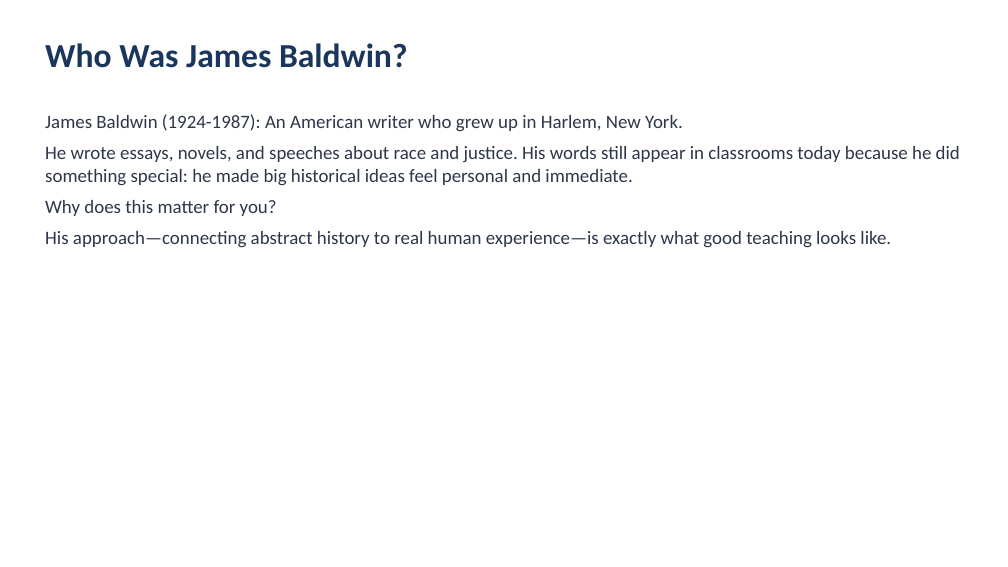
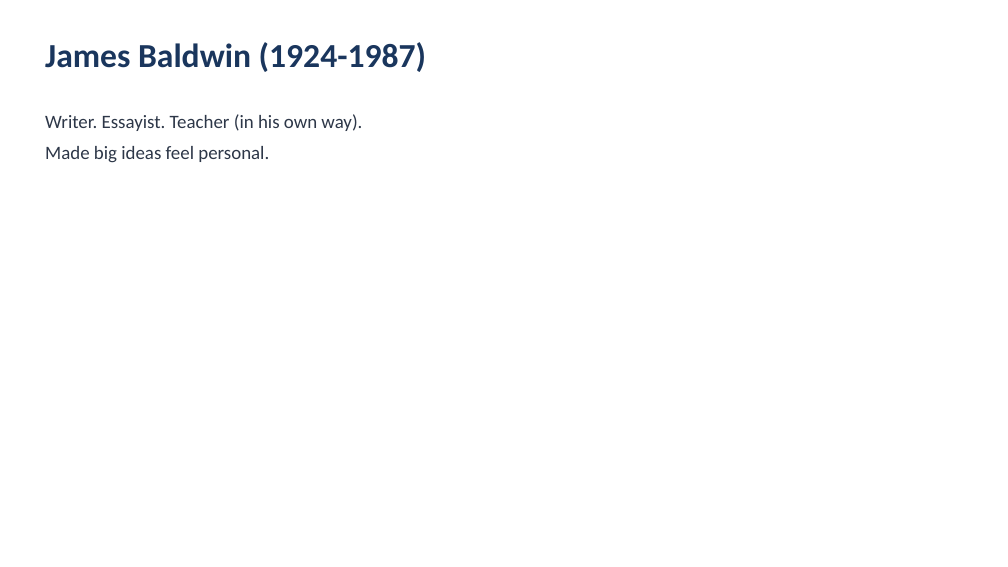
Before and after one commit to bme-wacoisd/tea, a slide deck: slide 3 of lessons/01-james-baldwin-civil-rights/slides.pptx. Drawn at 1008x567 pixels with LibreOffice and Linux fonts; fonts in the diff are those of the drawing. Boxes give left, top, right and bottom in pixels: in the first picture for what was removed or moved away, otherwise in the second. Text is boxed around its words. In the diff, an @@ line names an element or a change of style, - is before the commit and + after.

```diff
--- a/lessons/01-james-baldwin-civil-rights/slides.pptx
+++ b/lessons/01-james-baldwin-civil-rights/slides.pptx
@@ text at (45,42,426,72): text changed @@
-Who Was James Baldwin?
+James Baldwin (1924-1987)
@@ text at (45,114,362,163): text changed @@
-James Baldwin (1924-1987): An American writer who grew up in Harlem, New York.
-He wrote essays, novels, and speeches about race and justice. His words still appear in classrooms today because he did something special: he made big historical ideas feel personal and immediate.
-Why does this matter for you?
-His approach—connecting abstract history to real human experience—is exactly what good teaching looks like.
+Writer. Essayist. Teacher (in his own way).
+Made big ideas feel personal.
```
Also in this commit, not shown: 13 other slides changed, 3 other files.
